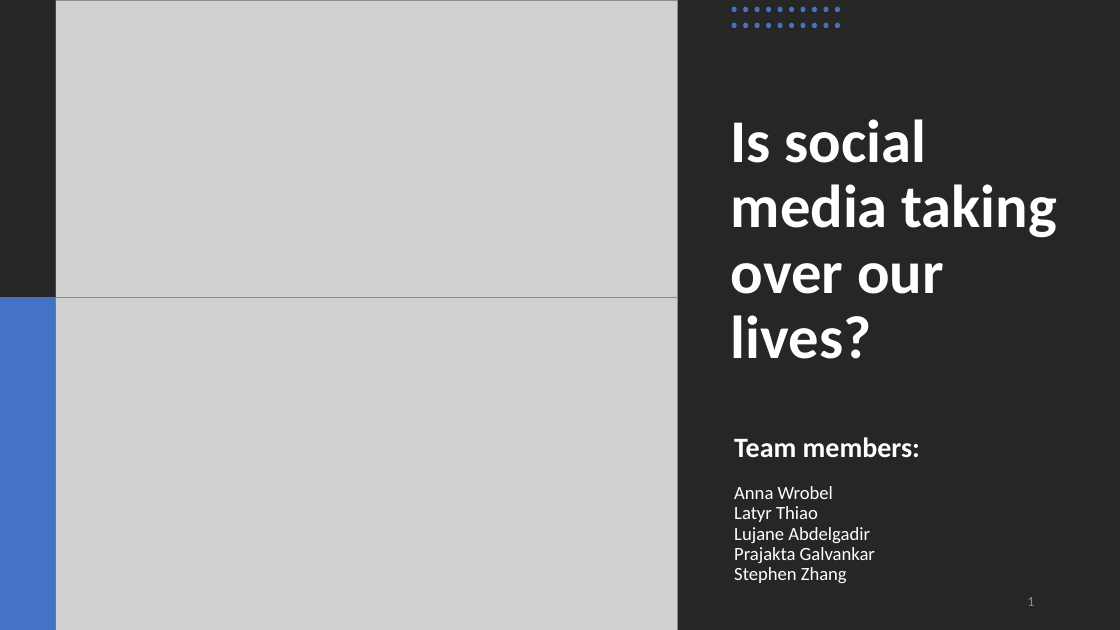
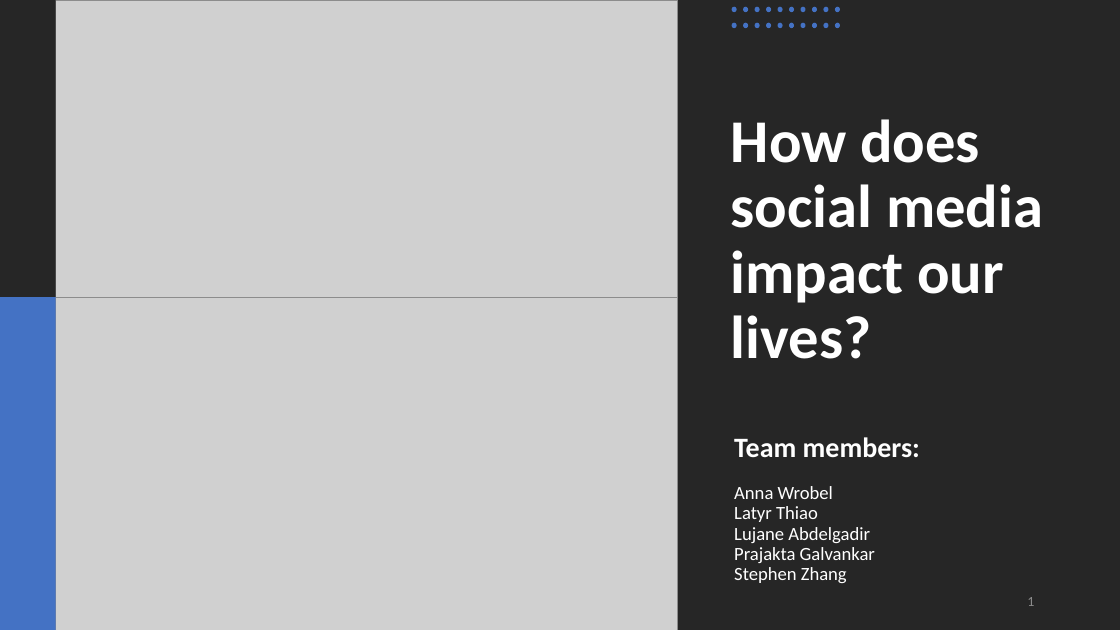
Before and after one commit to stephen823/Group_Project_1-How-Does-Social-Media-Impact-Our-Live, a slide deck: slide 1 of 002 - Deliverables/Social_Media_v0.01.pptx. Drawn at 1120x630 pixels with LibreOffice and Linux fonts; fonts in the diff are those of the drawing; grey boxes stand for pictures. Boxes give left, top, right and bottom in pixels: in the first picture for what was removed or moved away, otherwise in the second. Text is boxed around its words. In the diff, an @@ line names an element or a change of style, - is before the commit and + after.

```diff
--- a/002 - Deliverables/Social_Media_v0.01.pptx
+++ b/002 - Deliverables/Social_Media_v0.01.pptx
@@ title at <box>731,119,1043,359</box>: text changed @@
-Is social media taking over our lives?
+How does social media impact our lives?
```
Also in this commit, not shown: 7 other slides changed.
